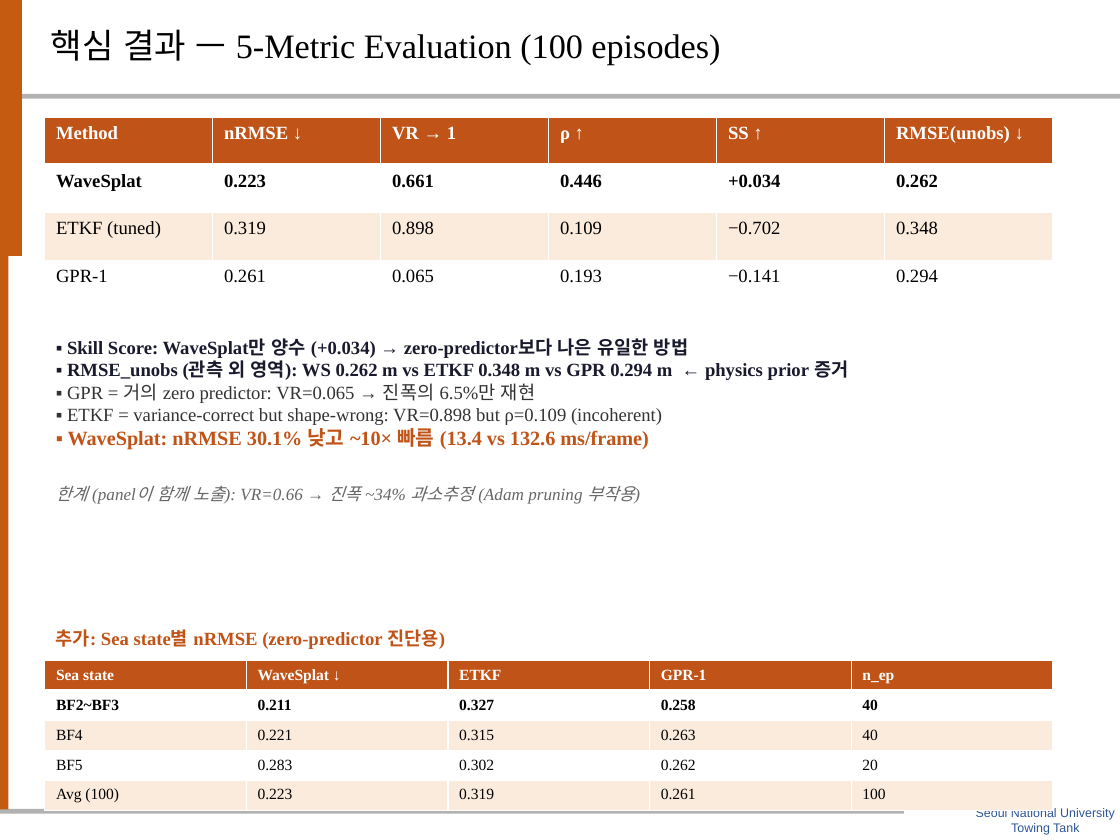
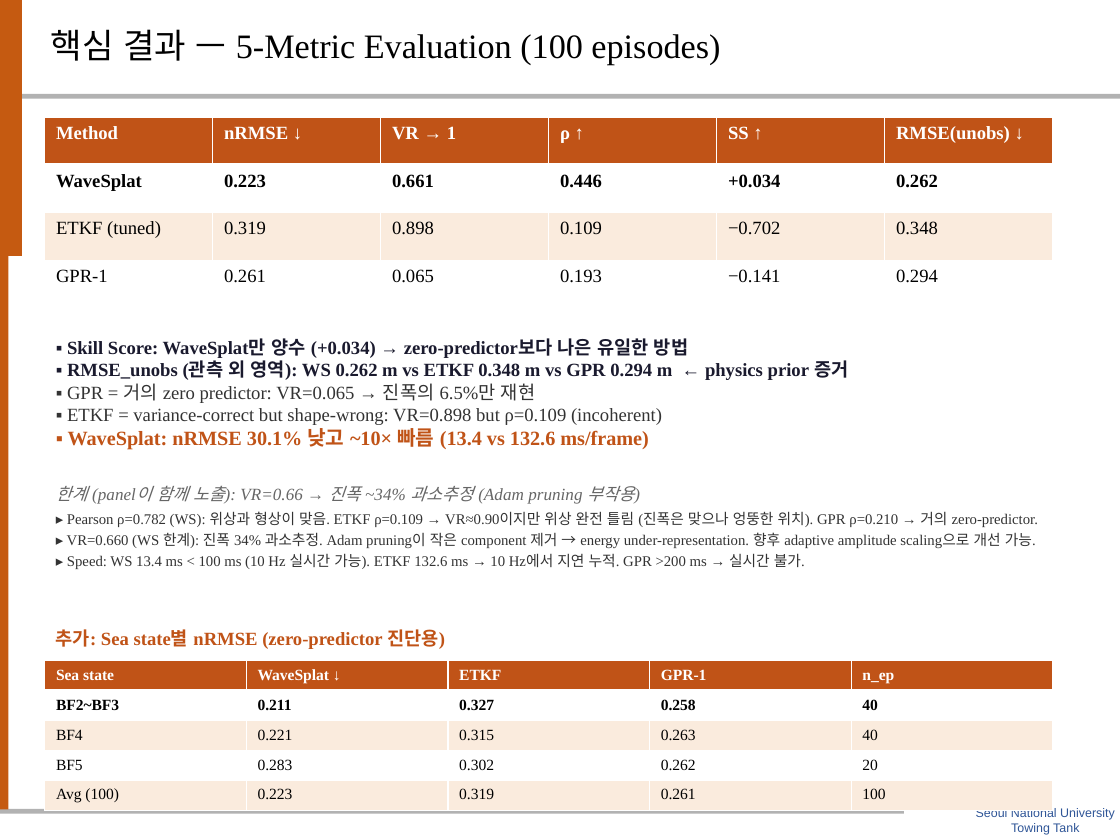
Before and after one commit to SAEYONGPARK94/wavesplat, a slide deck: slide 15 of wavesplat/docs/labmeeting_wavesplat.pptx. Drawn at 1120x840 pixels with LibreOffice and Linux fonts; fonts in the diff are those of the drawing; background and template pictures are left out. Boxes give left, top, right and bottom in pixels: in the first picture for what was removed or moved away, otherwise in the second. Text is boxed around its words. In the diff, an @@ line names an element or a change of style, - is before the commit and + after.

```diff
--- a/wavesplat/docs/labmeeting_wavesplat.pptx
+++ b/wavesplat/docs/labmeeting_wavesplat.pptx
@@ text at <box>67,511,1038,569</box>: paragraphs added @@
+▸ Pearson ρ=0.782 (WS): 위상과 형상이 맞음. ETKF ρ=0.109 → VR≈0.90이지만 위상 완전 틀림 (진폭은 맞으나 엉뚱한 위치). GPR ρ=0.210 → 거의 zero-predictor.
+▸ VR=0.660 (WS 한계): 진폭 34% 과소추정. Adam pruning이 작은 component 제거 → energy under-representation. 향후 adaptive amplitude scaling으로 개선 가능.
+▸ Speed: WS 13.4 ms < 100 ms (10 Hz 실시간 가능). ETKF 132.6 ms → 10 Hz에서 지연 누적. GPR >200 ms → 실시간 불가.
```
Also in this commit, not shown: 7 other slides changed, 1 slide added, 1 slide removed.
